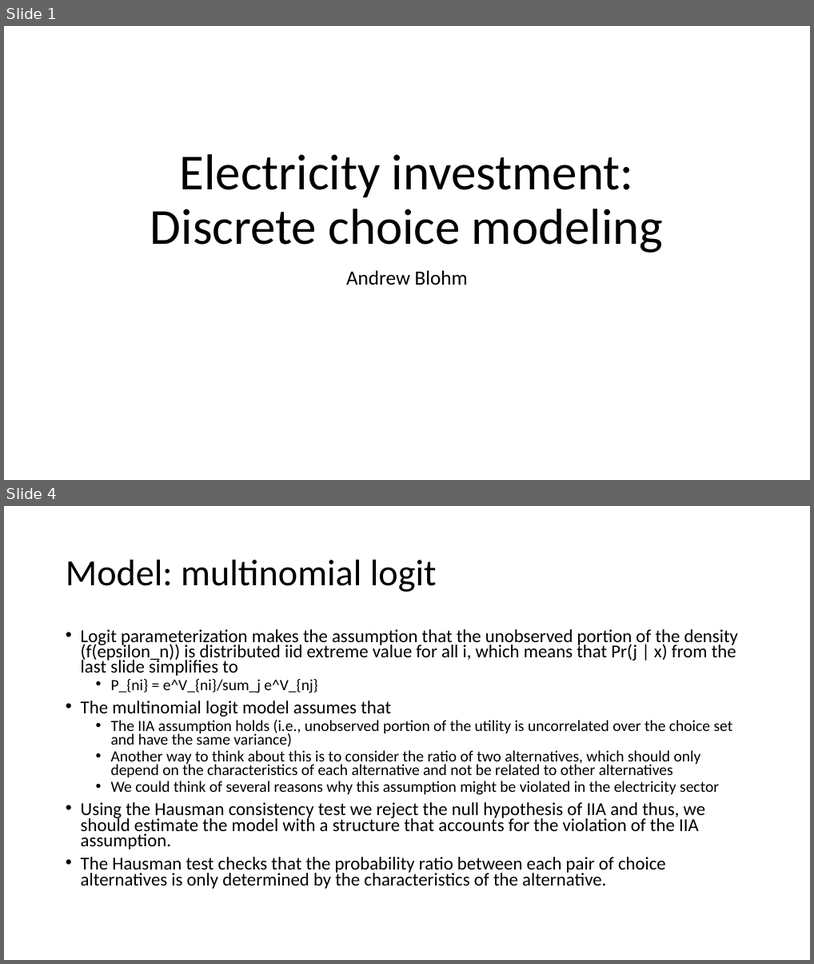
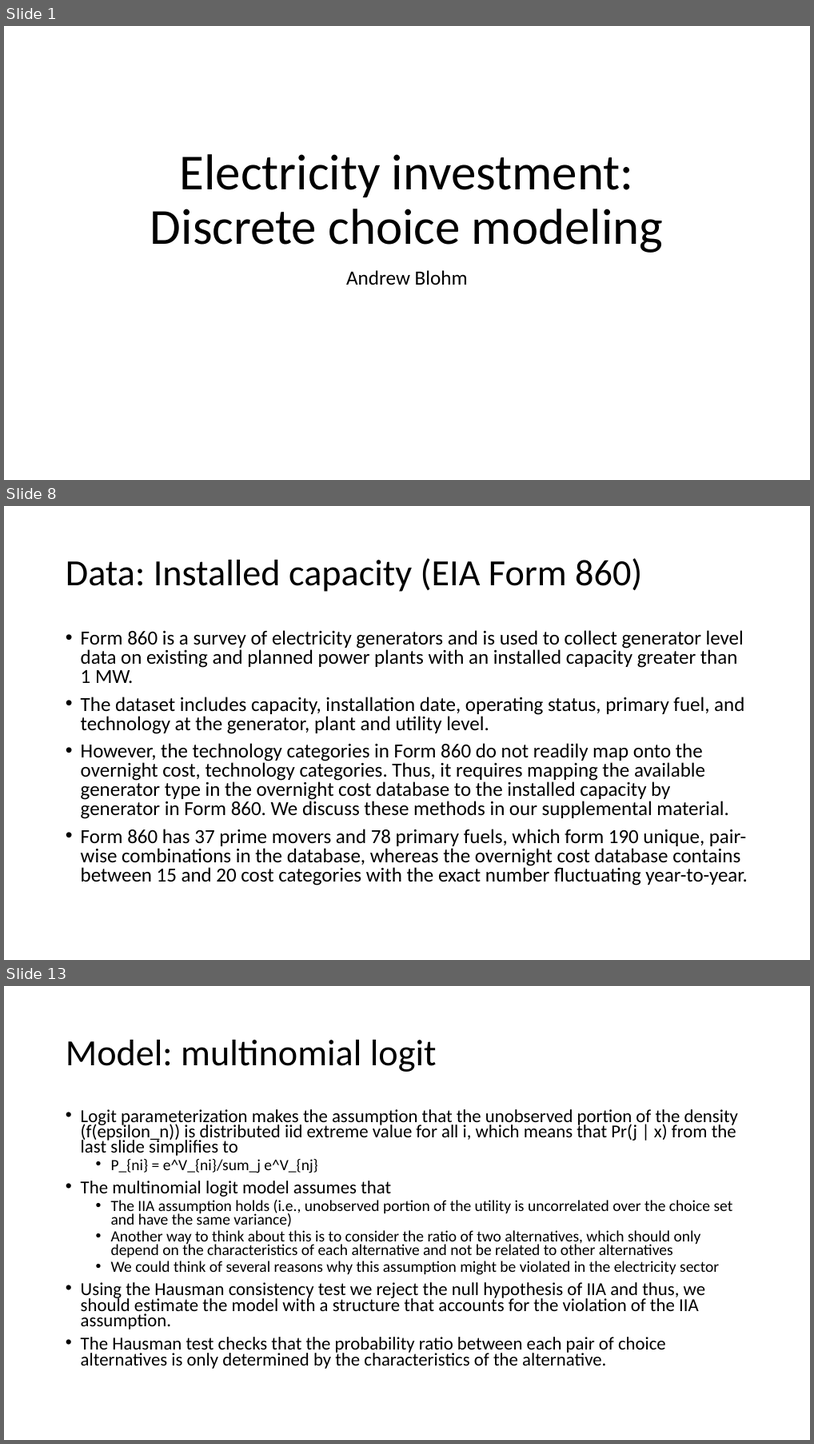
Before and after one commit to andymd26/fuzzy-waffle, a slide deck: doc/Electricity investment.pptx. Shown one above the other, each under a label of ours: slides 1 and 4 before the commit, slides 1, 8 and 13 after it; the slides between them are not shown. The pictures are 814x964 and 814x1444 pixels, drawn with LibreOffice and Linux fonts; fonts in the diff are those of the drawing. Boxes give left, top, right and bottom in pixels: in the first picture for what was removed or moved away, otherwise in the second. Text is boxed around its words. In the diff, an @@ line names an element or a change of style, - is before the commit and + after.

```diff
--- a/doc/Electricity investment.pptx
+++ b/doc/Electricity investment.pptx
@@ slide 8 added at <box>4,506,810,960</box>, background #FFFFFF @@
@@ title added at <box>66,558,642,592</box>, 44 pt, text #000000 @@
+Data: Installed capacity (EIA Form 860)
@@ text added at <box>81,630,748,885</box>, 23.8 pt, text #000000 @@
+• Form 860 is a survey of electricity generators and is used to collect generator level data on existing and planned power plants with an installed capacity greater than 1 MW.
+• The dataset includes capacity, installation date, operating status, primary fuel, and technology at the generator, plant and utility level.
+• However, the technology categories in Form 860 do not readily map onto the overnight cost, technology categories. Thus, it requires mapping the available generator type in the overnight cost database to the installed capacity by generator in Form 860. We discuss these methods in our supplemental material.
+• Form 860 has 37 prime movers and 78 primary fuels, which form 190 unique, pair-wise combinations in the database, whereas the overnight cost database contains between 15 and 20 cost categories with the exact number fluctuating year-to-year.
@@ what was slide 4 is now slide 13 @@
```
Also in this commit, not shown: 2 slides changed, 9 other slides added, 2 slides removed, 1 other file.
